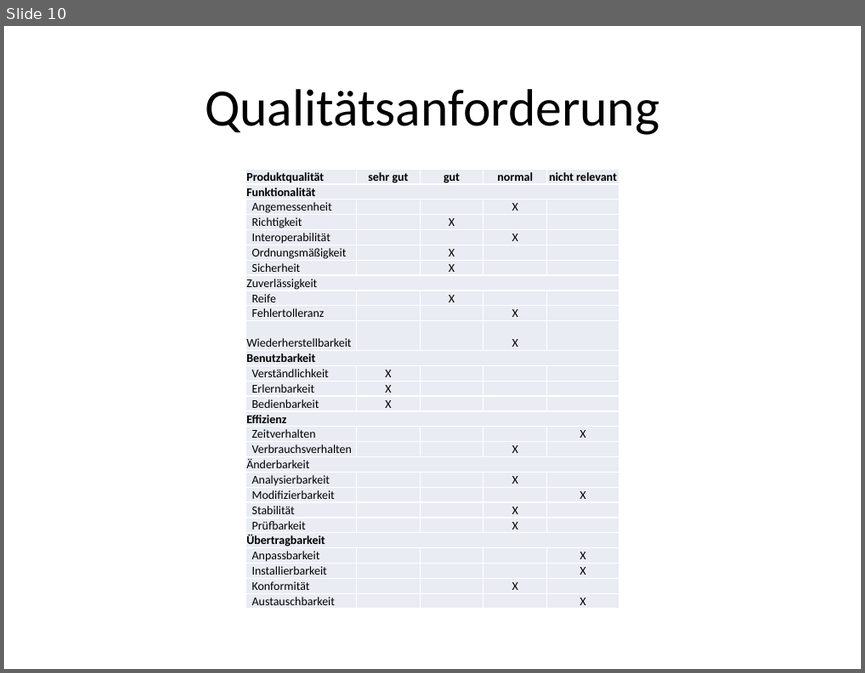
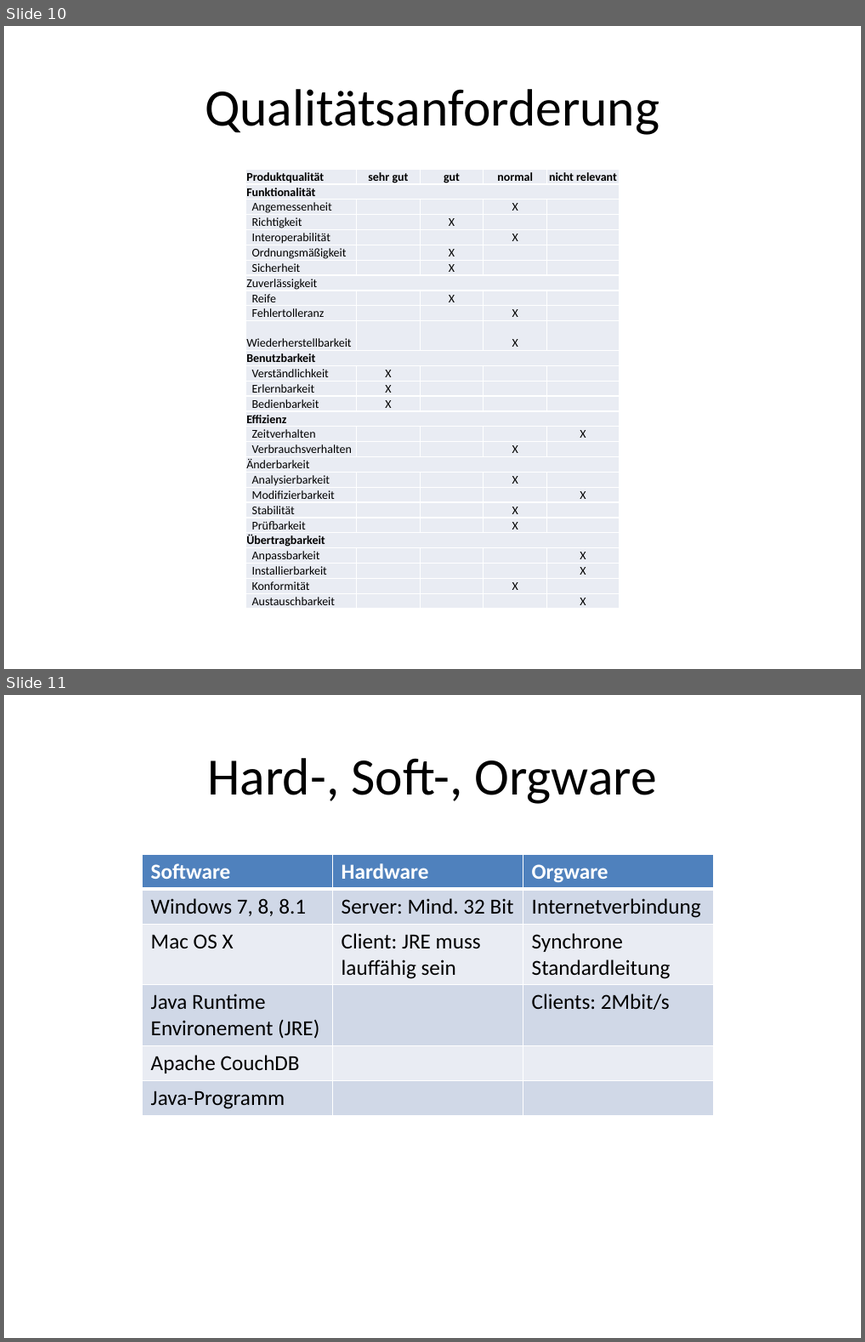
Before and after one commit to SWE-Projekt14/software-engineering, a slide deck: Präsentation/Softwareingeneering Präse V1.pptx. Shown one above the other, each under a label of ours: slide 10 before the commit, slides 10 and 11 after it. The pictures are 865x673 and 865x1342 pixels, drawn with LibreOffice and Linux fonts; fonts in the diff are those of the drawing. Boxes give left, top, right and bottom in pixels: in the first picture for what was removed or moved away, otherwise in the second. Text is boxed around its words. In the diff, an @@ line names an element or a change of style, - is before the commit and + after.

```diff
--- a/Präsentation/Softwareingeneering Präse V1.pptx
+++ b/Präsentation/Softwareingeneering Präse V1.pptx
@@ slide 11 added at box(4, 695, 861, 1338), background #FFFFFF @@
@@ title added at box(207, 758, 657, 804), 44 pt, text #000000 @@
+Hard-, Soft-, Orgware
@@ table added at box(142, 854, 713, 1113), 6 rows, 3 columns @@
+Software | Hardware | Orgware
+Windows 7, 8, 8.1 | Server: Mind. 32 Bit | Internetverbindung
+Mac OS X | Client: JRE muss lauffähig sein | Synchrone Standardleitung
+Java Runtime Environement (JRE) |  | Clients: 2Mbit/s
+Apache CouchDB |  | 
+Java-Programm |  | 
```
Also in this commit, not shown: 1 slide changed, 1 slide removed.
